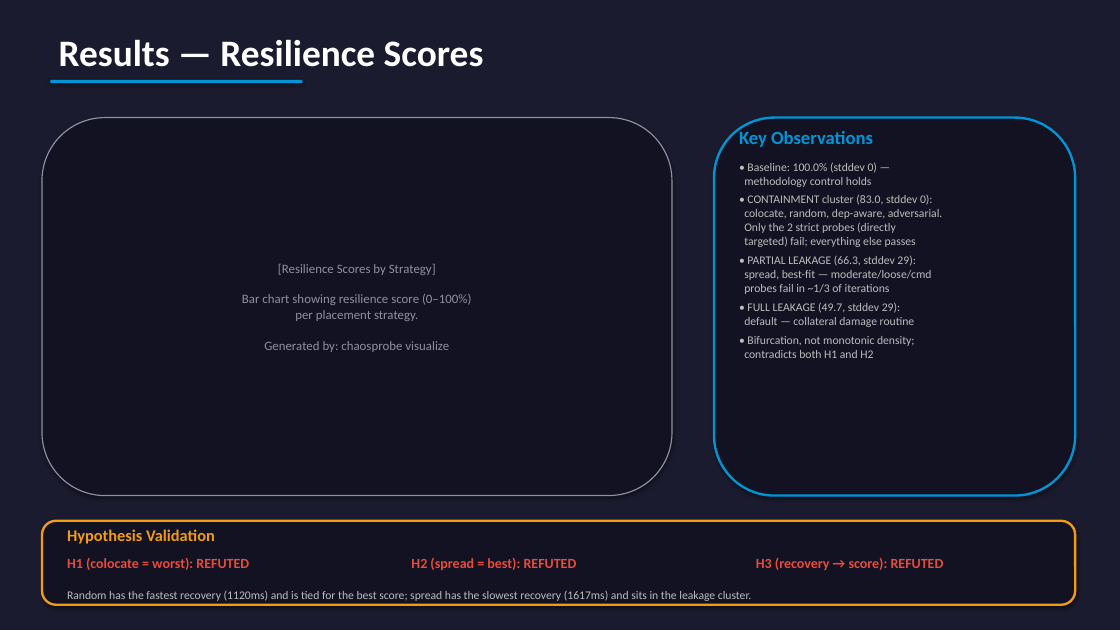
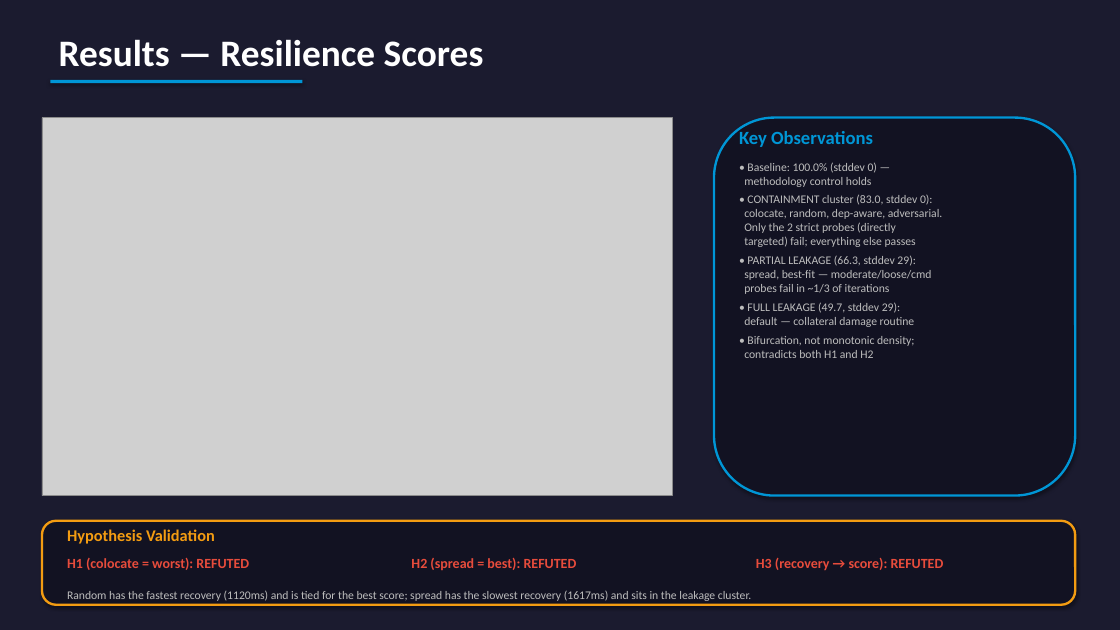
Before and after one commit to yhu02/uva-msc-thesis, a slide deck: slide 9 of ChaosProbe_Presentation.pptx. Drawn at 1120x630 pixels with LibreOffice and Linux fonts; fonts in the diff are those of the drawing; grey boxes stand for pictures. Boxes give left, top, right and bottom in pixels: in the first picture for what was removed or moved away, otherwise in the second. Text is boxed around its words. In the diff, an @@ line names an element or a change of style, - is before the commit and + after.

```diff
--- a/ChaosProbe_Presentation.pptx
+++ b/ChaosProbe_Presentation.pptx
@@ rounded rectangle removed at <box>42,118,672,496</box> @@
-[Resilience Scores by Strategy]
-Bar chart showing resilience score (0–100%)
-per placement strategy.
-Generated by: chaosprobe visualize
@@ picture added at <box>42,118,672,496</box> @@
```
Also in this commit, not shown: 3 other slides changed, 1 other file.
